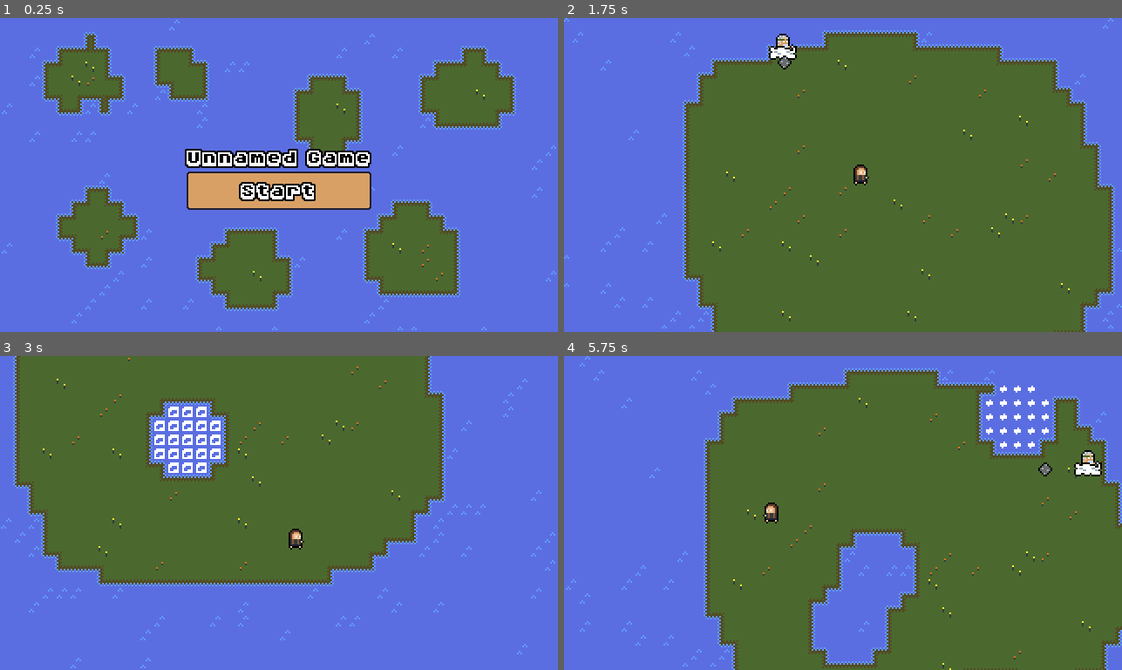
Above: before the commit, frames 1-4 (two rows, left to right).
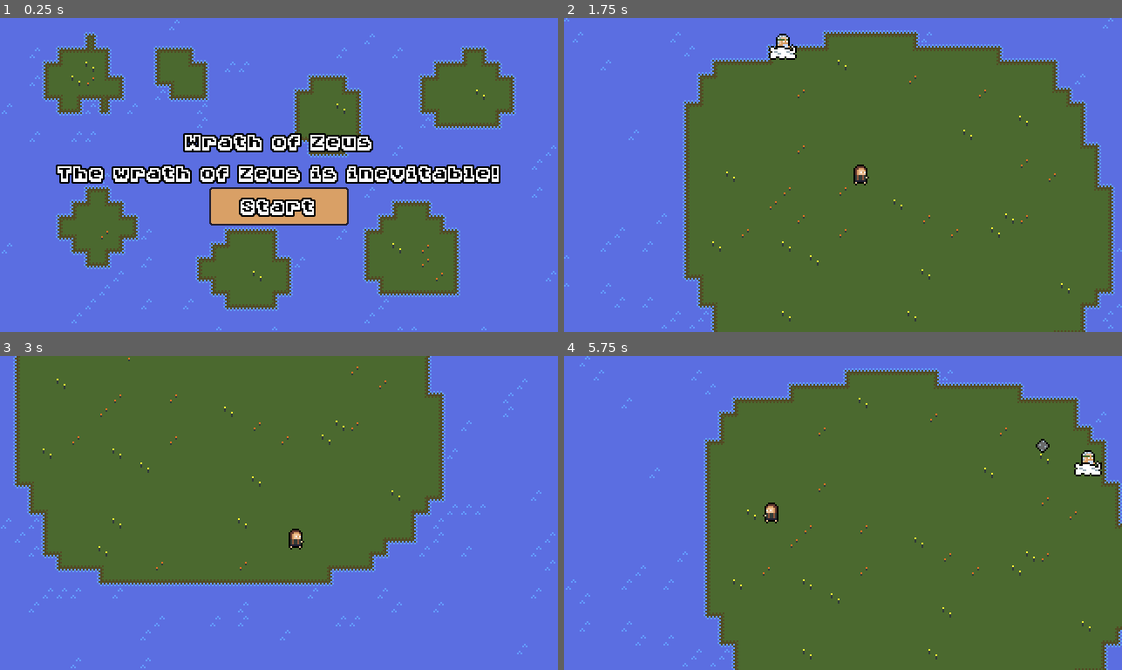
Above: after the commit, the same moments.

Repository: robbertstevens/ld-50
Game: Godot game, scene res://Root.tscn
Two runs of this game, one before a commit and one after it. Both use one fixed random seed, a clock stepped at 60 frames per second and the inputs below.
Inputs (mouse positions are in pixels of both pictures, inside the frame that each line leads up to):
- Up to frame 1 (0.25 s): no input
- Up to frame 2 (1.75 s): click "Start" at 0.5 s; move the mouse to (965, 159) at 1.27 s; hold Right (ui_right) from 1.28 s (still down); click (965, 159) at 1.52 s
- Up to frame 3 (3 s): move the mouse to (167, 528) at 2.02 s; release Right (ui_right) at 2.03 s; hold Down (ui_down) 2.03-2.78 s; click (167, 528) at 2.27 s; move the mouse to (334, 443) at 2.77 s; hold Right (ui_right) from 2.78 s (still down)
- Up to frame 4 (5.75 s): move the mouse to (815, 575) at 3.52 s; release Right (ui_right) at 3.53 s; hold Up (ui_up) 3.53-4.28 s; click (815, 575) at 3.77 s; move the mouse to (1010, 560) at 4.27 s; hold Left (ui_left) from 4.28 s (still down); click (1010, 560) at 4.52 s; move the mouse to (675, 465) at 5.02 s; click (675, 465) at 5.27 s

The runs differ from the first frame. In frame 1, 11% of the frame differs, in the area x 10-90%, y 36-67%; in frame 2, less than 0.1%; in frame 3, 3.4%; in frame 4, 9.4%.

Commit message:
feat: added sounds

Diff:
--- a/Levels/Island/Game.gd
+++ b/Levels/Island/Game.gd
@@ -1,5 +1,4 @@
 extends Level
-
 
 export (PackedScene) onready var Bomb
 export (PackedScene) onready var Corner
@@ -10,6 +9,7 @@
 onready var land = $TileMaps/Land
 onready var water = $TileMaps/Water
 onready var zeus = $Zeus
+onready var explosion_sound = $ExplosionAudioStreamPlayer
 
 var rng = RandomNumberGenerator.new()
 
@@ -31,11 +31,6 @@
     rng.randomize()
 
     var bounds = TileMapBounds.from_tile_map($TileMaps/Land)
-
-    print(bounds.limit_top)
-    print(bounds.limit_left)
-    print(bounds.limit_right)
-    print(bounds.limit_bottom)
 
     camera.limit_left = bounds.limit_left
     camera.limit_right = bounds.limit_right
@@ -81,13 +76,15 @@
             if not inside_circle(hit_cell, coord, radius):
                 continue
 
-            add_child(create_smoke(coord * tile_size + Vector2(4,4)))
+            create_smoke(coord * tile_size + Vector2(4,4))
 
             if land.get_cellv(coord) == LAND_TILE_ID:
 #                create_debug_block(coord * tile_size + Vector2(4,4))
                 land.set_cellv(coord, EMPTY_TILE_ID)
                 water.set_cellv(coord, WATER_TILE_ID)
 
+    explosion_sound.pitch_scale = rng.randf_range(0.85, 1.15)
+    explosion_sound.play()
     land.update_bitmask_region(top_left, bottom_right)
     water.update_bitmask_region(top_left, bottom_right)
 
@@ -97,11 +94,10 @@
     c_i.global_position = position
     add_child(c_i)
 
-func create_smoke(position: Vector2):
+func create_smoke(position: Vector2) -> void:
     var smoke_instance = Smoke.instance()
     smoke_instance.global_position = position
-
-    return smoke_instance
+    add_child(smoke_instance)
 
 
 func create_bomb(position: Vector2, target: Vector2):
@@ -142,9 +138,8 @@
             if not inside_circle(tile, coord, build_radius):
                 continue
 
-            if land.get_cellv(coord) == EMPTY_TILE_ID:
-                land.set_cellv(coord, LAND_TILE_ID)
-                water.set_cellv(coord, EMPTY_TILE_ID)
+            land.set_cellv(coord, LAND_TILE_ID)
+            water.set_cellv(coord, EMPTY_TILE_ID)
 
     land.update_bitmask_region(top_left, bottom_right)
     water.update_bitmask_region(top_left, bottom_right)
@@ -159,6 +154,8 @@
         var bomb_instance = create_bomb(zeus.global_position, target * tile_size)
 
         add_child(bomb_instance)
+
+        $BombTimer.wait_time = max(.5, $BombTimer.wait_time * 0.95)
     else:
         $BombTimer.stop()
 
@@ -187,4 +184,4 @@
 
 
 func _on_Player_dashed(position) -> void:
-    add_child(create_smoke(position))
+    create_smoke(position)
--- a/Levels/Island/Game.tscn
+++ b/Levels/Island/Game.tscn
@@ -9,13 +9,15 @@
 [ext_resource path="res://Bomb/Bomb.tscn" type="PackedScene" id=7]
 [ext_resource path="res://Shared/Corner.tscn" type="PackedScene" id=8]
 [ext_resource path="res://Shared/Smoke.tscn" type="PackedScene" id=9]
+[ext_resource path="res://Assets/explosion.wav" type="AudioStream" id=10]
 
 [node name="Game" type="Node2D"]
 script = ExtResource( 6 )
 Bomb = ExtResource( 7 )
 Corner = ExtResource( 8 )
 Smoke = ExtResource( 9 )
-radius = 2.5
+radius = 2.0
+build_radius = 1.5
 
 [node name="TileMaps" type="Node2D" parent="."]
 script = ExtResource( 5 )
@@ -45,10 +47,14 @@
 current = true
 
 [node name="BombTimer" type="Timer" parent="."]
+wait_time = 5.0
 autostart = true
 
 [node name="Zeus" parent="." instance=ExtResource( 4 )]
 position = Vector2( 101, 59 )
+
+[node name="ExplosionAudioStreamPlayer" type="AudioStreamPlayer2D" parent="."]
+stream = ExtResource( 10 )
 
 [connection signal="bomb_thrown" from="Player" to="." method="_on_KinematicBody2D_bomb_thrown"]
 [connection signal="dashed" from="Player" to="." method="_on_Player_dashed"]
--- a/Levels/MainMenu/MainMenu.tscn
+++ b/Levels/MainMenu/MainMenu.tscn
@@ -1,8 +1,14 @@
-[gd_scene load_steps=4 format=2]
+[gd_scene load_steps=6 format=2]
 
 [ext_resource path="res://Levels/MainMenu/MainMenu.gd" type="Script" id=1]
 [ext_resource path="res://Assets/ui_theme.tres" type="Theme" id=2]
 [ext_resource path="res://Assets/tile_set.tres" type="TileSet" id=3]
+[ext_resource path="res://Assets/NewHiScore.ttf" type="DynamicFontData" id=4]
+
+[sub_resource type="DynamicFont" id=1]
+outline_size = 1
+outline_color = Color( 0, 0, 0, 1 )
+font_data = ExtResource( 4 )
 
 [node name="MainMenu" type="Node2D"]
 script = ExtResource( 1 )
@@ -16,21 +22,37 @@
 alignment = 1
 
 [node name="VBoxContainer" type="VBoxContainer" parent="CanvasLayer/HBoxContainer"]
-margin_left = 107.0
-margin_right = 213.0
+margin_left = 33.0
+margin_right = 287.0
 margin_bottom = 180.0
 alignment = 1
 
 [node name="Title" type="Label" parent="CanvasLayer/HBoxContainer/VBoxContainer"]
-margin_top = 73.0
-margin_right = 106.0
-margin_bottom = 87.0
-text = "Unnamed Game"
+margin_top = 64.0
+margin_right = 254.0
+margin_bottom = 78.0
+custom_fonts/font = SubResource( 1 )
+text = "Wrath of Zeus"
+align = 1
 
-[node name="Button" type="Button" parent="CanvasLayer/HBoxContainer/VBoxContainer"]
-margin_top = 91.0
-margin_right = 106.0
-margin_bottom = 107.0
+[node name="Subtitle" type="Label" parent="CanvasLayer/HBoxContainer/VBoxContainer"]
+margin_top = 82.0
+margin_right = 254.0
+margin_bottom = 96.0
+text = "The wrath of Zeus is inevitable!"
+align = 1
+
+[node name="HBoxContainer" type="HBoxContainer" parent="CanvasLayer/HBoxContainer/VBoxContainer"]
+margin_top = 100.0
+margin_right = 254.0
+margin_bottom = 116.0
+alignment = 1
+
+[node name="Button" type="Button" parent="CanvasLayer/HBoxContainer/VBoxContainer/HBoxContainer"]
+margin_left = 87.0
+margin_right = 167.0
+margin_bottom = 16.0
+rect_min_size = Vector2( 80, 0 )
 text = "Start"
 
 [node name="TileMap" type="TileMap" parent="."]
@@ -41,4 +63,4 @@
 format = 1
 tile_data = PoolIntArray( 0, 1, 1, 1, 1, 1, 2, 1, 1, 3, 1, 1, 4, 1, 1, 5, 1, 1, 6, 1, 1, 7, 1, 1, 8, 1, 1, 9, 1, 1, 10, …(13487 unchanged characters)…
 
-[connection signal="pressed" from="CanvasLayer/HBoxContainer/VBoxContainer/Button" to="." method="_on_Button_pressed"]
+[connection signal="pressed" from="CanvasLayer/HBoxContainer/VBoxContainer/HBoxContainer/Button" to="." method="_on_Button_pressed"]
--- a/Player/Player.gd
+++ b/Player/Player.gd
@@ -13,6 +13,9 @@
 onready var drowning_timer = $DrowningTimer
 onready var dash_timer = $DashTimer
 onready var animation_manager = $AnimatedSprite
+onready var dash_sound = $DashAudioStreamPlayer
+onready var drowning_sound = $DrowningAudioStreamPlayer
+
 
 enum States {
     Idle,
@@ -32,7 +35,7 @@
 var velocity: Vector2 = Vector2.ZERO
 var direction: Vector2 = Vector2.ZERO
 var crosshair_origin: Vector2
-
+var rng = RandomNumberGenerator.new()
 
 func _ready() -> void:
     var state_fn = {
@@ -53,6 +56,8 @@
     crosshair_origin = crosshair.position
     crosshair.hide()
 
+    rng.randomize()
+
 
 func _physics_process(delta: float) -> void:
     state_manager.physics_process(delta)
@@ -89,6 +94,8 @@
     if dash_timer.is_stopped():
         dash_timer.start()
         direction = get_direction()
+        dash_sound.pitch_scale = rng.randf_range(0.85, 1.15)
+        dash_sound.play()
 
     animation_manager.play("dash")
 
@@ -152,6 +159,9 @@
 func _drowning_state(delta: float) -> int:
     if drowning_timer.is_stopped():
         drowning_timer.start()
+
+        drowning_sound.play()
+
 
     animation_manager.play("drowning")
 
--- a/Player/Player.tscn
+++ b/Player/Player.tscn
@@ -1,10 +1,12 @@
-[gd_scene load_steps=17 format=2]
+[gd_scene load_steps=19 format=2]
 
 [ext_resource path="res://StateManager/StateManager.tscn" type="PackedScene" id=1]
 [ext_resource path="res://Player/Player.gd" type="Script" id=2]
 [ext_resource path="res://Assets/player.png" type="Texture" id=3]
 [ext_resource path="res://Shared/HitBox.tscn" type="PackedScene" id=4]
 [ext_resource path="res://Crosshair/Crosshair.tscn" type="PackedScene" id=5]
+[ext_resource path="res://Assets/dash.wav" type="AudioStream" id=6]
+[ext_resource path="res://Assets/drowning.wav" type="AudioStream" id=7]
 
 [sub_resource type="AtlasTexture" id=4]
 atlas = ExtResource( 3 )
@@ -13,6 +15,14 @@
 [sub_resource type="AtlasTexture" id=5]
 atlas = ExtResource( 3 )
 region = Rect2( 36, 0, 12, 12 )
+
+[sub_resource type="AtlasTexture" id=10]
+atlas = ExtResource( 3 )
+region = Rect2( 72, 0, 12, 12 )
+
+[sub_resource type="AtlasTexture" id=12]
+atlas = ExtResource( 3 )
+region = Rect2( 84, 0, 12, 12 )
 
 [sub_resource type="AtlasTexture" id=6]
 atlas = ExtResource( 3 )
@@ -30,19 +40,21 @@
 atlas = ExtResource( 3 )
 region = Rect2( 60, 0, 12, 12 )
 
-[sub_resource type="AtlasTexture" id=10]
-atlas = ExtResource( 3 )
-region = Rect2( 72, 0, 12, 12 )
-
-[sub_resource type="AtlasTexture" id=12]
-atlas = ExtResource( 3 )
-region = Rect2( 84, 0, 12, 12 )
-
 [sub_resource type="SpriteFrames" id=3]
 animations = [ {
 "frames": [ SubResource( 4 ), SubResource( 5 ) ],
 "loop": true,
 "name": "idle",
+"speed": 5.0
+}, {
+"frames": [ SubResource( 10 ) ],
+"loop": true,
+"name": "dead",
+"speed": 5.0
+}, {
+"frames": [ SubResource( 12 ) ],
+"loop": true,
+"name": "dash",
 "speed": 5.0
 }, {
 "frames": [ SubResource( 6 ), SubResource( 7 ) ],
@@ -53,16 +65,6 @@
 "frames": [ SubResource( 8 ), SubResource( 9 ) ],
 "loop": true,
 "name": "drowning",
-"speed": 5.0
-}, {
-"frames": [ SubResource( 10 ) ],
-"loop": true,
-"name": "dead",
-"speed": 5.0
-}, {
-"frames": [ SubResource( 12 ) ],
-"loop": true,
-"name": "dash",
 "speed": 5.0
 } ]
 
@@ -98,7 +100,6 @@
 
 [node name="Crosshair" parent="." instance=ExtResource( 5 )]
 position = Vector2( 0, 2 )
-frame = 1
 
 [node name="DrowningTimer" type="Timer" parent="."]
 one_shot = true
@@ -107,6 +108,12 @@
 wait_time = 0.1
 one_shot = true
 
+[node name="DashAudioStreamPlayer" type="AudioStreamPlayer2D" parent="."]
+stream = ExtResource( 6 )
+
+[node name="DrowningAudioStreamPlayer" type="AudioStreamPlayer2D" parent="."]
+stream = ExtResource( 7 )
+
 [connection signal="body_entered" from="HitBox" to="." method="_on_HitBox_body_entered"]
 [connection signal="timeout" from="DrowningTimer" to="." method="_on_DrowningTimer_timeout"]
 [connection signal="timeout" from="DashTimer" to="." method="_on_DashTimer_timeout"]
--- a/Zeus/Zeus.tscn
+++ b/Zeus/Zeus.tscn
@@ -15,7 +15,7 @@
 "frames": [ SubResource( 2 ), SubResource( 3 ) ],
 "loop": true,
 "name": "default",
-"speed": 5.0
+"speed": 1.0
 } ]
 
 [node name="Zeus" type="Node2D"]
Not shown, added: Assets/dash.wav.import
Not shown, added: Assets/drowning.wav.import
Not shown, added: Assets/explosion.wav.import
Not shown: 1 places in Assets/ui_theme.tres that only renumber resources
Not shown: 1 places in Levels/Island/Game.tscn that only renumber resources
Not shown, added: explosion.wav.import
Not shown, added: Assets/dash.wav
Not shown, added: Assets/drowning.wav
Not shown, added: Assets/explosion.wav
Not shown, added: explosion.wav
